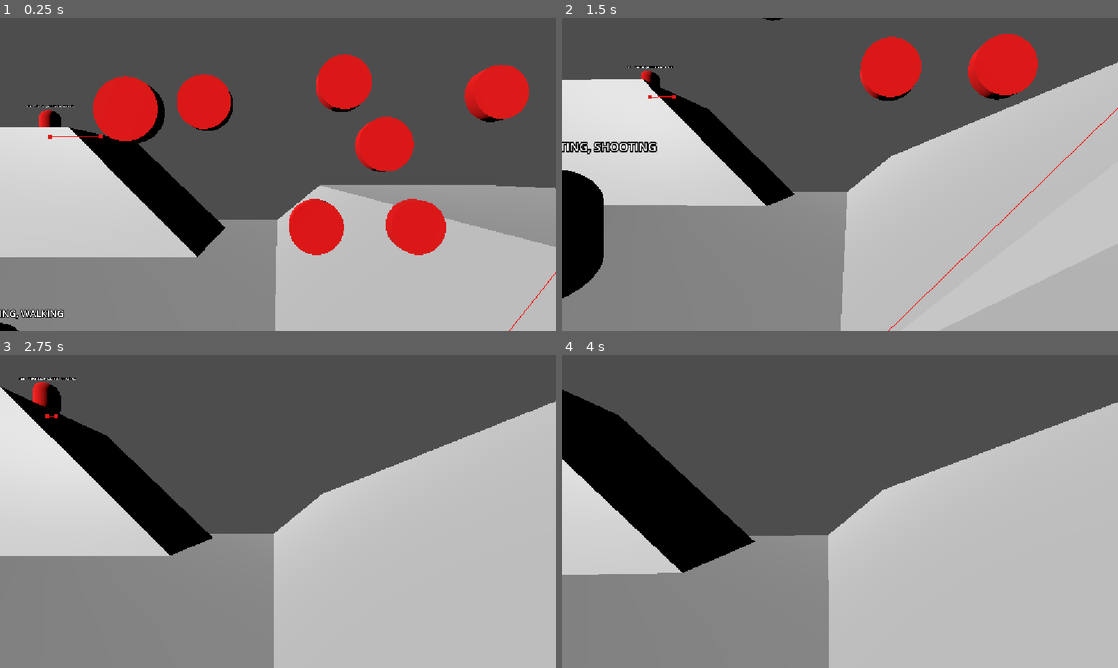
Above: before the commit, frames 1-4 (two rows, left to right).
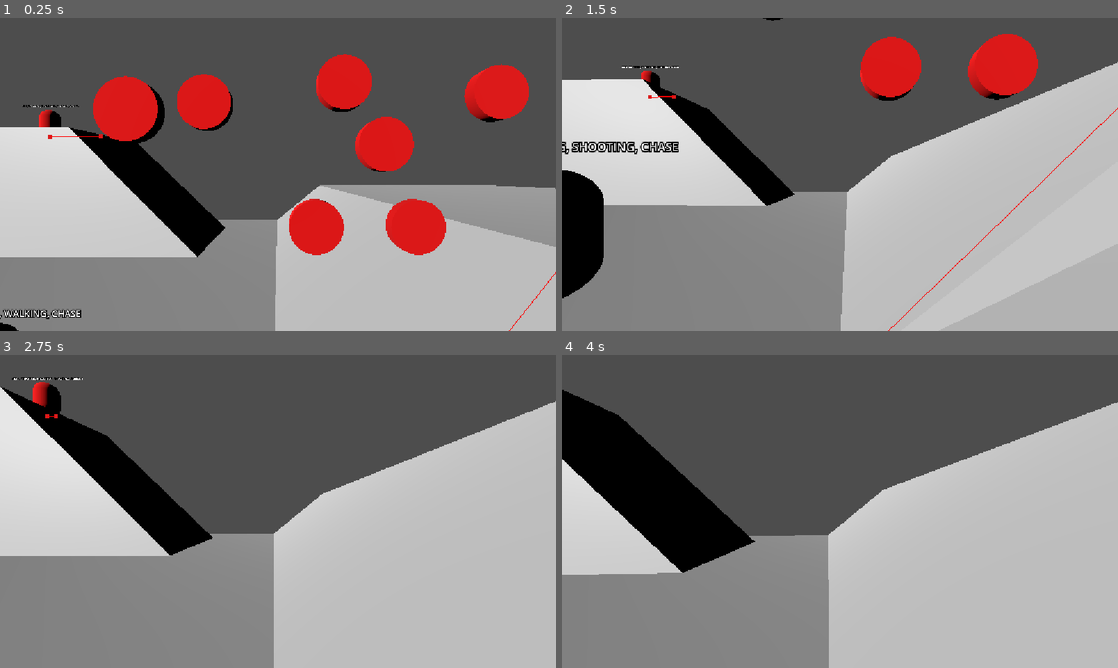
Above: after the commit, the same moments.

Repository: flowerFawn/unnamed-narrative-fps
Game: Godot game, scene res://prototyping/prototype world.tscn
The game is run twice, just before and just after one commit, with the same random seed, the same clock (stepped at 60 frames per second) and the same inputs.
Inputs (mouse positions are in pixels of both pictures, inside the frame that each line leads up to):
- Up to frame 1 (0.25 s): no input
- Up to frame 2 (1.5 s): move the mouse to (867, 174) at 0.52 s; press the mouse at (867, 174) at 0.53 s; hold W (Move Forward) from 0.53 s (still down); tap Space (Jump) at 0.77 s; move the mouse to (812, 174) at 1.27 s; release the mouse at (812, 174) at 1.28 s; tap Shift (Sprint) at 1.35 s
- Up to frame 3 (2.75 s): keep holding W (Move Forward); tap Space (Jump) at 1.52 s; move the mouse to (289, 505) at 2.02 s; press the mouse at (289, 505) at 2.03 s
- Up to frame 4 (4 s): keep holding W (Move Forward); move the mouse to (834, 517) at 2.77 s; release the mouse at (834, 517) at 2.78 s; tap Shift (Sprint) at 2.85 s; tap Space (Jump) at 3.02, 3.77 s; move the mouse to (878, 514) at 3.52 s; press the mouse at (878, 514) at 3.53 s

The runs differ from the first frame. In frame 1, 0.4% of the frame differs, in the area x 0-15%, y 27-97%; in frame 2, 0.6%, in the area x 0-21%, y 15-44%; in frame 3, less than 0.1%; in frame 4, nothing differs.

Commit message:
enemy behaviours for if they follow the player under certain circumstances

Diff:
--- /dev/null
+++ b/enemies/enemy types/Auto Rifle 1 Enemy.tres
@@ -0,0 +1,10 @@
+[gd_resource type="Resource" script_class="EnemyType" format=3 uid="uid://bgkyfeuow27t4"]
+
+[ext_resource type="Script" uid="uid://d2rqnjgk20ffv" path="res://enemies/enemy_type.gd" id="1_y12pc"]
+[ext_resource type="Resource" uid="uid://d1a18glwpd3sp" path="res://weapons/resources/Auto Rifle.tres" id="2_8q1ri"]
+
+[resource]
+script = ExtResource("1_y12pc")
+weapon_type = ExtResource("2_8q1ri")
+strategy_use = 1
+metadata/_custom_type_script = "uid://d2rqnjgk20ffv"
--- /dev/null
+++ b/enemies/enemy types/Auto Rifle 2 Enemy.tres
@@ -0,0 +1,11 @@
+[gd_resource type="Resource" script_class="EnemyType" format=3 uid="uid://ckop36f4a34jc"]
+
+[ext_resource type="Script" uid="uid://d2rqnjgk20ffv" path="res://enemies/enemy_type.gd" id="1_pmeag"]
+[ext_resource type="Resource" uid="uid://d1a18glwpd3sp" path="res://weapons/resources/Auto Rifle.tres" id="2_egdph"]
+
+[resource]
+script = ExtResource("1_pmeag")
+weapon_type = ExtResource("2_egdph")
+strategy_use = 1
+enemy_behaviour = 1
+metadata/_custom_type_script = "uid://d2rqnjgk20ffv"
--- a/enemies/enemy types/Auto Rifle Enemy.tres
+++ /dev/null
@@ -1,10 +0,0 @@
-[gd_resource type="Resource" script_class="EnemyType" format=3 uid="uid://bgkyfeuow27t4"]
-
-[ext_resource type="Script" uid="uid://d2rqnjgk20ffv" path="res://enemies/enemy_type.gd" id="1_hh0ld"]
-[ext_resource type="Resource" uid="uid://d1a18glwpd3sp" path="res://weapons/resources/Auto Rifle.tres" id="2_n52j0"]
-
-[resource]
-script = ExtResource("1_hh0ld")
-weapon_type = ExtResource("2_n52j0")
-strategy_use = 3
-metadata/_custom_type_script = "uid://d2rqnjgk20ffv"
--- a/enemies/enemy types/Pistol Enemy.tres
+++ b/enemies/enemy types/Pistol Enemy.tres
@@ -6,4 +6,5 @@
 [resource]
 script = ExtResource("1_a8yky")
 weapon_type = ExtResource("2_sd5wk")
+enemy_behaviour = 1
 metadata/_custom_type_script = "uid://d2rqnjgk20ffv"
--- a/enemies/enemy.gd
+++ b/enemies/enemy.gd
@@ -32,6 +32,12 @@
 	FULL,
 }
 
+##How the enemy behaves
+enum StrategyBehaviour {
+	AMBUSH,
+	CHASE,
+}
+
 ##Enemy type of this enemy
 @export var enemy_type:EnemyType
 
@@ -122,7 +128,8 @@
 
 func _process(delta: float) -> void:
 	$Label3D.text = StrategyUse.keys()[enemy_type.strategy_use] + ", " + \
-	EnemyMode.keys()[mode] + ", " + EnemyState.keys()[state]
+	EnemyMode.keys()[mode] + ", " + EnemyState.keys()[state] + ", " + \
+	StrategyBehaviour.keys()[enemy_type.enemy_behaviour]
 
 func _physics_process(delta: float) -> void:
 	gather_info()
@@ -209,7 +216,7 @@
 		EnemyMode.SIMPLE_SEARCHING:
 			if has_line_of_sight:
 				mode_change_trigger_found_player()
-		EnemyMode.SIMPLE_SHOOTING:
+		EnemyMode.SIMPLE_SHOOTING, EnemyMode.STRATEGIC_SHOOTING:
 			if not has_line_of_sight:
 				mode_change_trigger_lost_player()
 			elif maximum_comfortable_distance_squared < distance_squared_to_player:
@@ -282,9 +289,19 @@
 func mode_change_trigger_player_leaves_range() -> void:
 	match  enemy_type.strategy_use:
 		StrategyUse.NONE, StrategyUse.START, StrategyUse.FALLBACK:
-			set_mode(EnemyMode.SIMPLE_POSITIONING)
+			match mode:
+				EnemyMode.SIMPLE_SHOOTING:
+					set_mode(EnemyMode.SIMPLE_SEARCHING)
+				EnemyMode.STRATEGIC_SHOOTING:
+					if enemy_type.enemy_behaviour == StrategyBehaviour.CHASE:
+						set_mode(EnemyMode.STRATEGIC_POSITIONING)
 		StrategyUse.BOTH, StrategyUse.FULL:
-			set_mode(EnemyMode.STRATEGIC_POSITIONING)
+			match mode:
+				EnemyMode.SIMPLE_SHOOTING:
+					set_mode(EnemyMode.SIMPLE_SEARCHING)
+				EnemyMode.STRATEGIC_SHOOTING:
+					if enemy_type.enemy_behaviour == StrategyBehaviour.CHASE:
+						set_mode(EnemyMode.STRATEGIC_POSITIONING)
 
 
 func mode_change_trigger_desired_distance() -> void:
@@ -294,15 +311,22 @@
 
 
 func mode_change_trigger_lost_player() -> void:
-	if enemy_type.strategy_use != StrategyUse.FULL:
-		set_mode(EnemyMode.SIMPLE_SEARCHING)
+	match enemy_type.strategy_use:
+		StrategyUse.NONE, StrategyUse.START:
+			match mode:
+				EnemyMode.SIMPLE_POSITIONING, EnemyMode.SIMPLE_SHOOTING:
+					set_mode(EnemyMode.SIMPLE_SEARCHING)
+				EnemyMode.STRATEGIC_POSITIONING, EnemyMode.STRATEGIC_SHOOTING:
+					if enemy_type.enemy_behaviour == StrategyBehaviour.CHASE:
+						set_mode(EnemyMode.SIMPLE_SEARCHING)
+
 
 
 func mode_change_trigger_found_player() -> void:
 	match enemy_type.strategy_use:
 		StrategyUse.NONE, StrategyUse.START, StrategyUse.BOTH:
 			set_mode(EnemyMode.SIMPLE_POSITIONING)
-		StrategyUse.FALLBACK:
+		StrategyUse.FALLBACK, StrategyUse.FULL:
 			set_mode(EnemyMode.STRATEGIC_POSITIONING)
 
 
--- a/enemies/enemy_type.gd
+++ b/enemies/enemy_type.gd
@@ -5,3 +5,5 @@
 @export var weapon_type:WeaponInfo
 ##Type of strategy this enemy uses
 @export var strategy_use:Enemy.StrategyUse
+##Type of behaviour this enemy uses
+@export var enemy_behaviour:Enemy.StrategyBehaviour
--- a/prototyping/prototype world.tscn
+++ b/prototyping/prototype world.tscn
@@ -5,10 +5,11 @@
 [ext_resource type="PackedScene" uid="uid://diprkmfyksj10" path="res://prototyping/target.tscn" id="2_3avtf"]
 [ext_resource type="PackedScene" uid="uid://bets5diqo2jft" path="res://prototyping/placeholder arena 2.glb" id="2_8y3gp"]
 [ext_resource type="PackedScene" uid="uid://cxkbqcnn3cje0" path="res://enemies/enemy.tscn" id="4_8e06d"]
-[ext_resource type="Resource" uid="uid://bgkyfeuow27t4" path="res://enemies/enemy types/Auto Rifle Enemy.tres" id="6_i723x"]
+[ext_resource type="Resource" uid="uid://bgkyfeuow27t4" path="res://enemies/enemy types/Auto Rifle 1 Enemy.tres" id="6_i723x"]
 [ext_resource type="Script" uid="uid://cfbv5j06c4l4j" path="res://world/strategy_point_group.gd" id="6_vpdsa"]
 [ext_resource type="Script" uid="uid://cybksx0q1t5jg" path="res://world/strategy_point.gd" id="7_8y3gp"]
 [ext_resource type="Resource" uid="uid://b2jbp06lix7w6" path="res://enemies/enemy types/Pistol Enemy.tres" id="7_m83a0"]
+[ext_resource type="Resource" uid="uid://ckop36f4a34jc" path="res://enemies/enemy types/Auto Rifle 2 Enemy.tres" id="7_sm2w2"]
 [ext_resource type="Resource" uid="uid://cliepflhmm776" path="res://enemies/enemy types/Sniper Enemy.tres" id="8_sm2w2"]
 
 [sub_resource type="Animation" id="Animation_3avtf"]
@@ -164,7 +165,7 @@
 
 [node name="Enemy2" parent="." unique_id=139700930 node_paths=PackedStringArray("strategy_points", "level") instance=ExtResource("4_8e06d")]
 transform = Transform3D(1, 0, 0, 0, 1, 0, 0, 0, 1, 8.391113, 0.64182127, 5.652597)
-enemy_type = ExtResource("6_i723x")
+enemy_type = ExtResource("7_sm2w2")
 strategy_points = NodePath("../Node3D")
 level = NodePath("..")
 
